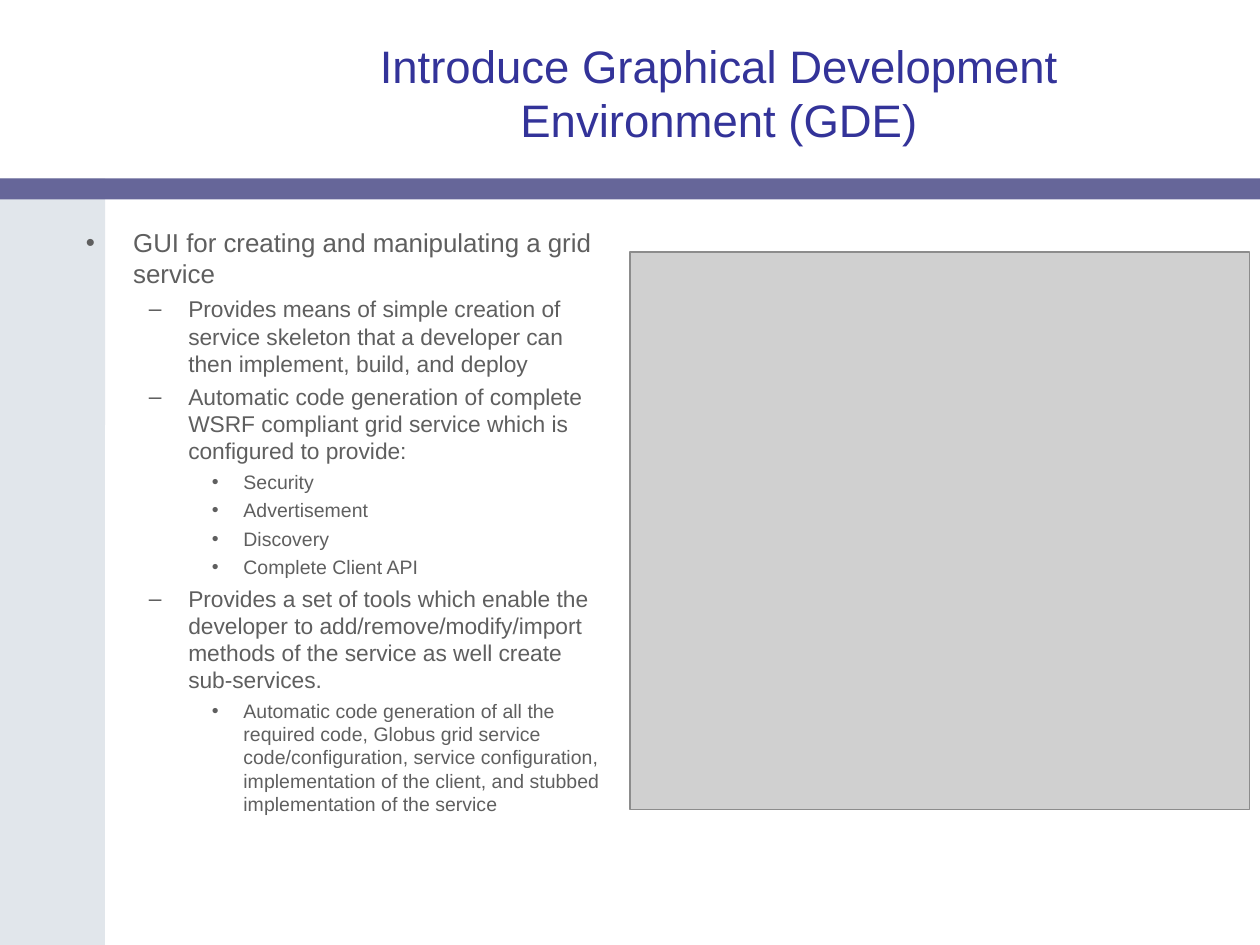
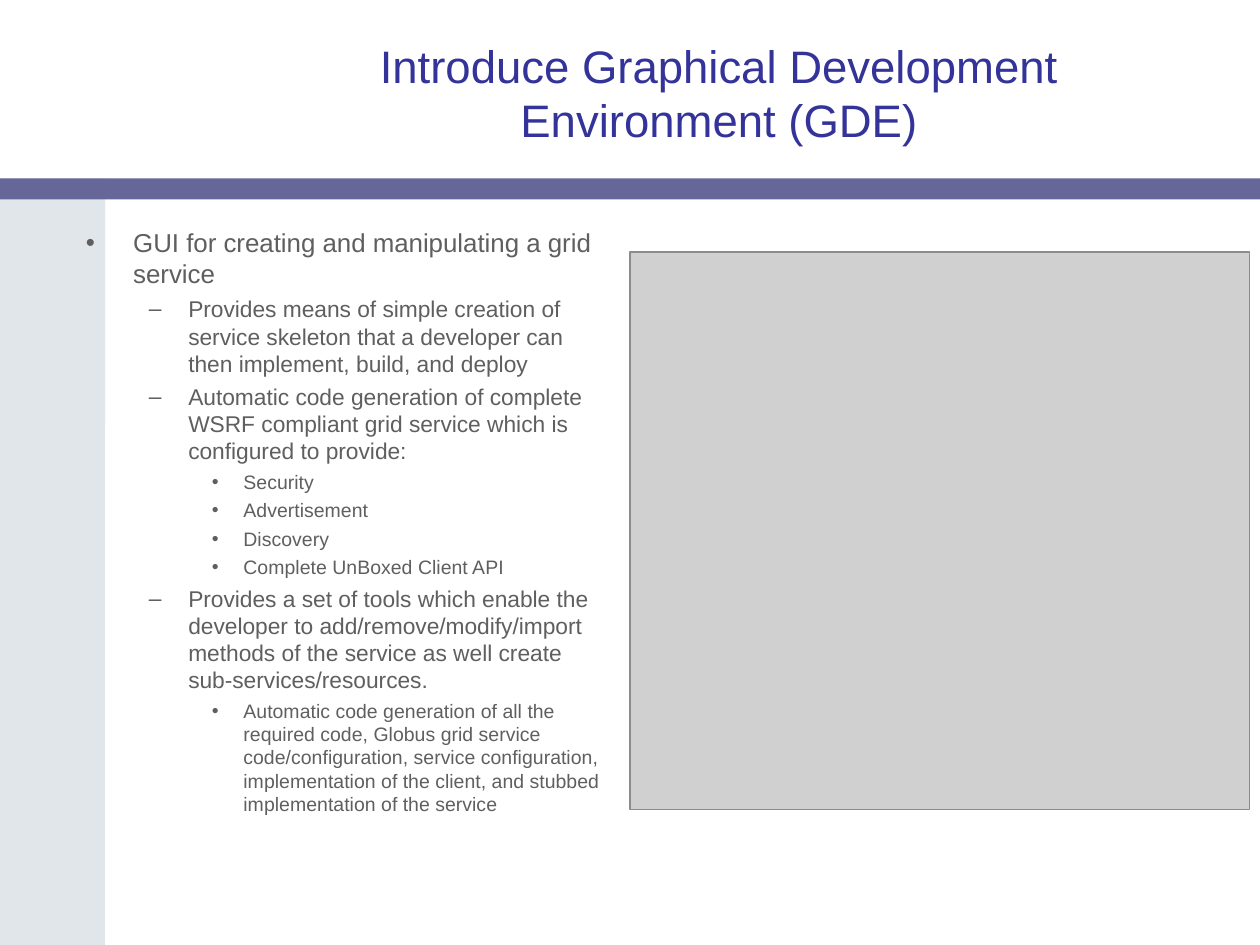
Before and after one commit to NCIP/cagrid-docs, a slide deck: slide 3 of presentations/introduce/Introduce-OGF19.ppt. Drawn at 1260x945 pixels with LibreOffice and Linux fonts; fonts in the diff are those of the drawing; grey boxes stand for pictures; background and template pictures are left out. Boxes give left, top, right and bottom in pixels: in the first picture for what was removed or moved away, otherwise in the second. Text is boxed around its words. In the diff, an @@ line names an element or a change of style, - is before the commit and + after.

```diff
--- a/presentations/introduce/Introduce-OGF19.ppt
+++ b/presentations/introduce/Introduce-OGF19.ppt
@@ text at (188,560,589,688): text changed @@
-    • Complete Client API
-  – Provides a set of tools which enable the developer to add/remove/modify/import methods of the service as well create sub-services.
+    • Complete UnBoxed Client API
+  – Provides a set of tools which enable the developer to add/remove/modify/import methods of the service as well create sub-services/resources.
```
Also in this commit, not shown: 4 other slides changed, 1 slide removed, 1 other file.
